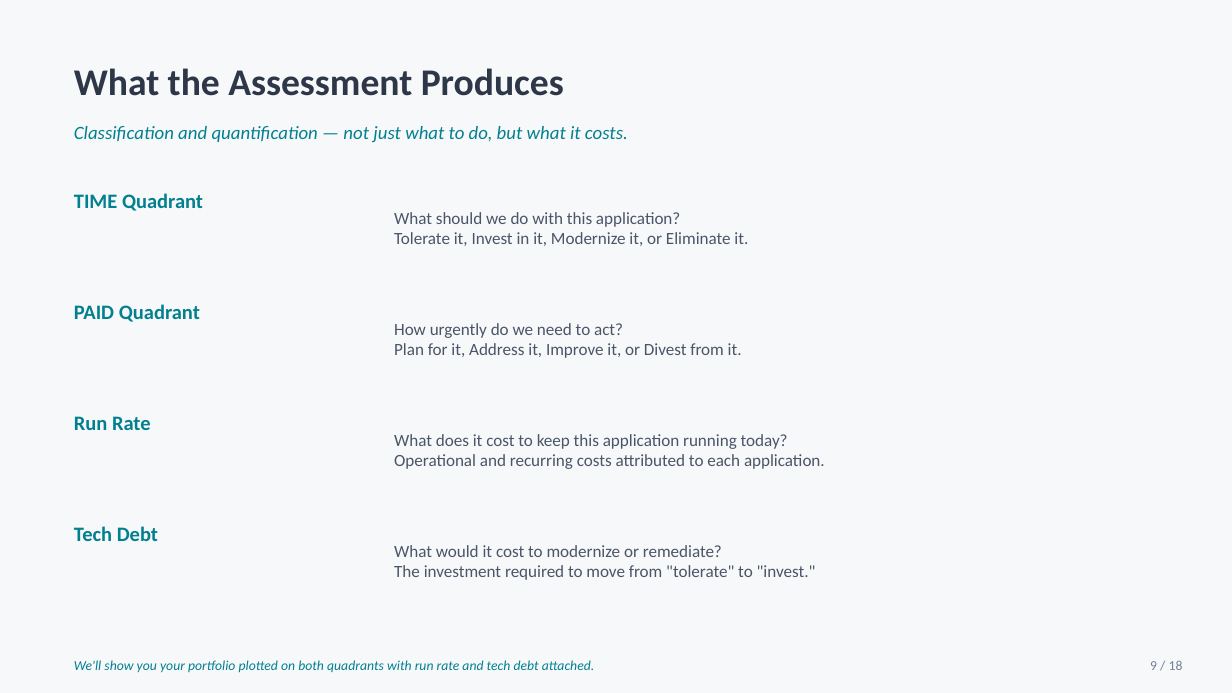
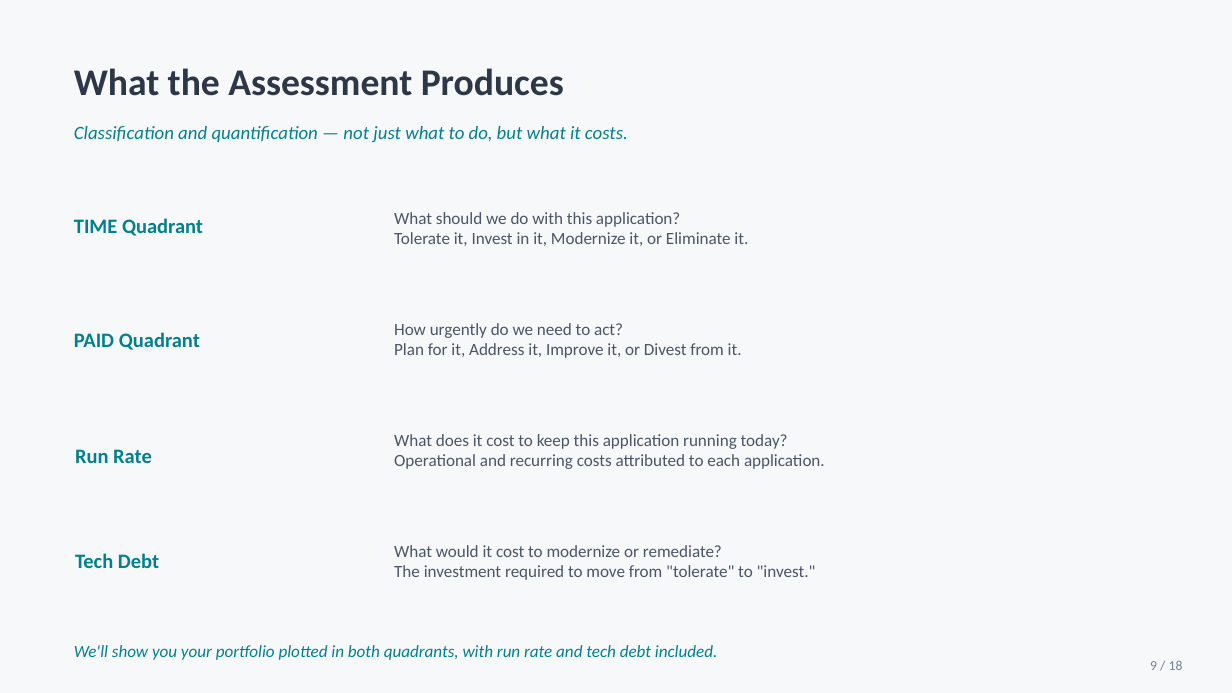
Before and after one commit to sholtby/getinsync-architecture, a slide deck: slide 9 of marketing/GetInSync_NextGen_Garland_Light.pptx. Drawn at 1232x693 pixels with LibreOffice and Linux fonts; fonts in the diff are those of the drawing. Boxes give left, top, right and bottom in pixels: in the first picture for what was removed or moved away, otherwise in the second. Text is boxed around its words. In the diff, an @@ line names an element or a change of style, - is before the commit and + after.

```diff
--- a/marketing/GetInSync_NextGen_Garland_Light.pptx
+++ b/marketing/GetInSync_NextGen_Garland_Light.pptx
@@ text "TIME Quadrant": place and size @@
-text "TIME Quadrant" at (74, 193, 203, 211)
+text "TIME Quadrant" at (74, 218, 203, 236)
@@ text "PAID Quadrant": place and size @@
-text "PAID Quadrant" at (74, 304, 200, 322)
+text "PAID Quadrant" at (74, 332, 200, 350)
@@ text "Run Rate": place and size @@
-text "Run Rate" at (74, 416, 151, 430)
+text "Run Rate" at (75, 449, 152, 463)
@@ text "Tech Debt": place and size @@
-text "Tech Debt" at (74, 526, 158, 541)
+text "Tech Debt" at (75, 553, 159, 568)
@@ text at (74, 645, 717, 660): text changed; size 8 to 10 pt @@
-We'll show you your portfolio plotted on both quadrants with run rate and tech debt attached.
+We'll show you your portfolio plotted in both quadrants, with run rate and tech debt included.
```
Also in this commit, not shown: 15 other slides changed, 2 other files.
